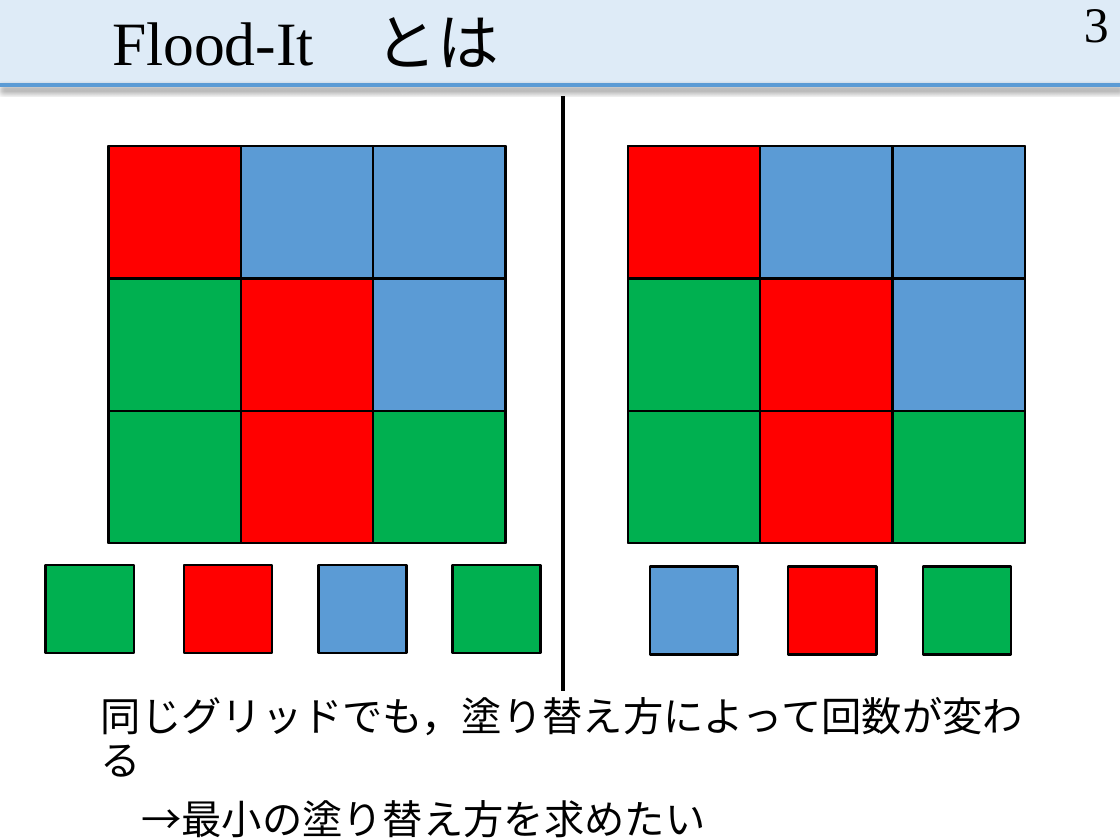
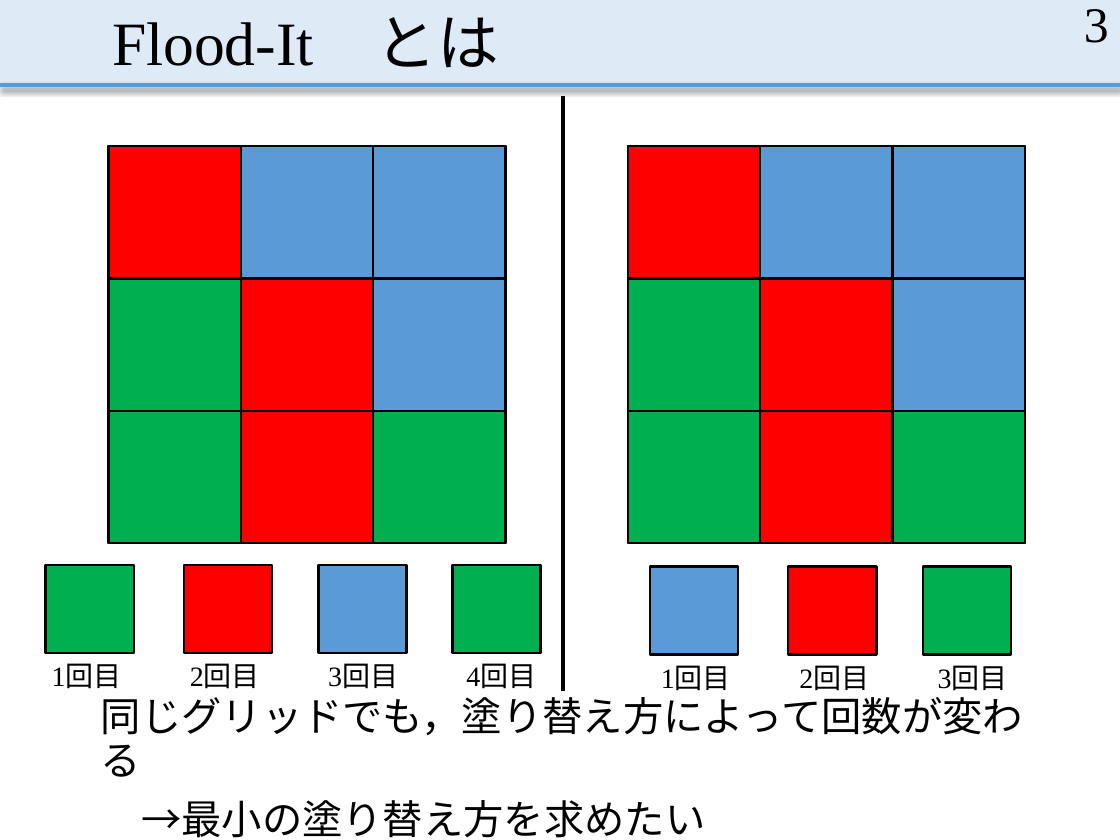
Before and after one commit to MasayaOda/SR, a slide deck: slide 3 of 中間発表.pptx. Drawn at 1120x840 pixels with LibreOffice and Linux fonts; fonts in the diff are those of the drawing. Boxes give left, top, right and bottom in pixels: in the first picture for what was removed or moved away, otherwise in the second. Text is boxed around its words. In the diff, an @@ line names an element or a change of style, - is before the commit and + after.

```diff
--- a/中間発表.pptx
+++ b/中間発表.pptx
@@ text added at <box>52,664,122,689</box>, 18 pt, text #000000 @@
+1回目
@@ text added at <box>190,664,260,689</box>, 18 pt, text #000000 @@
+2回目
@@ text added at <box>328,664,398,689</box>, 18 pt, text #000000 @@
+3回目
@@ text added at <box>466,664,536,689</box>, 18 pt, text #000000 @@
+4回目
@@ text added at <box>661,666,731,691</box>, 18 pt, text #000000 @@
+1回目
@@ text added at <box>799,666,869,691</box>, 18 pt, text #000000 @@
+2回目
@@ text added at <box>938,666,1008,691</box>, 18 pt, text #000000 @@
+3回目
```
Also in this commit, not shown: 13 other slides changed, 2 slides added.
